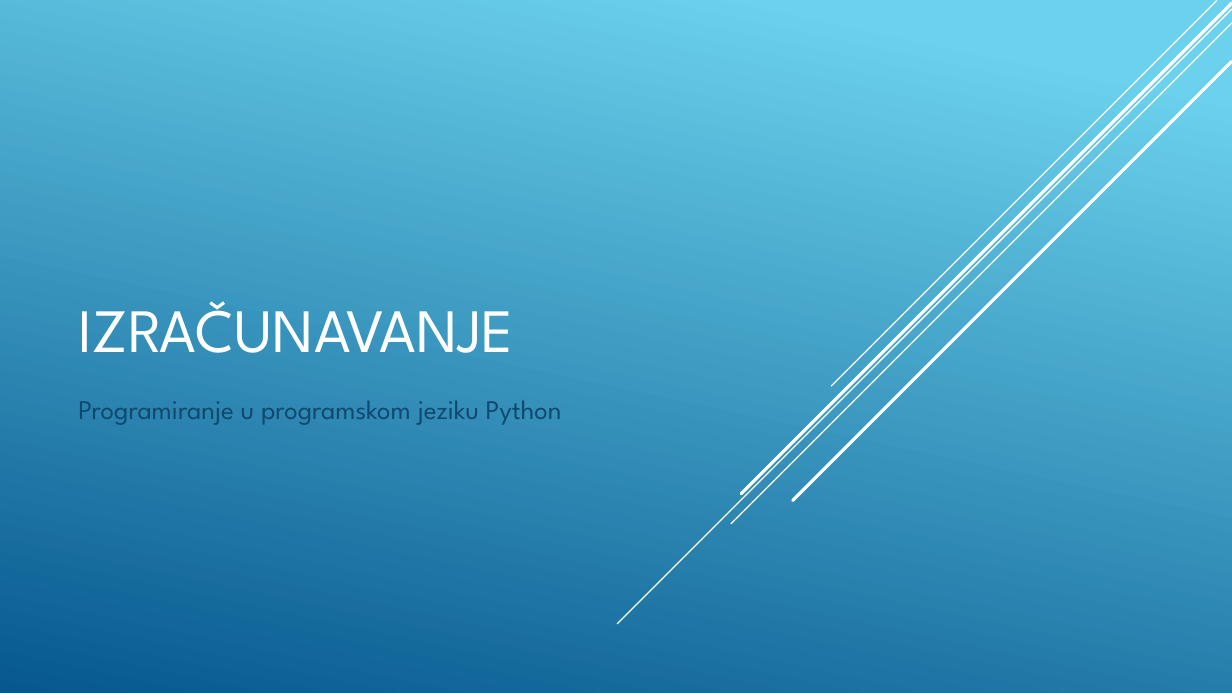
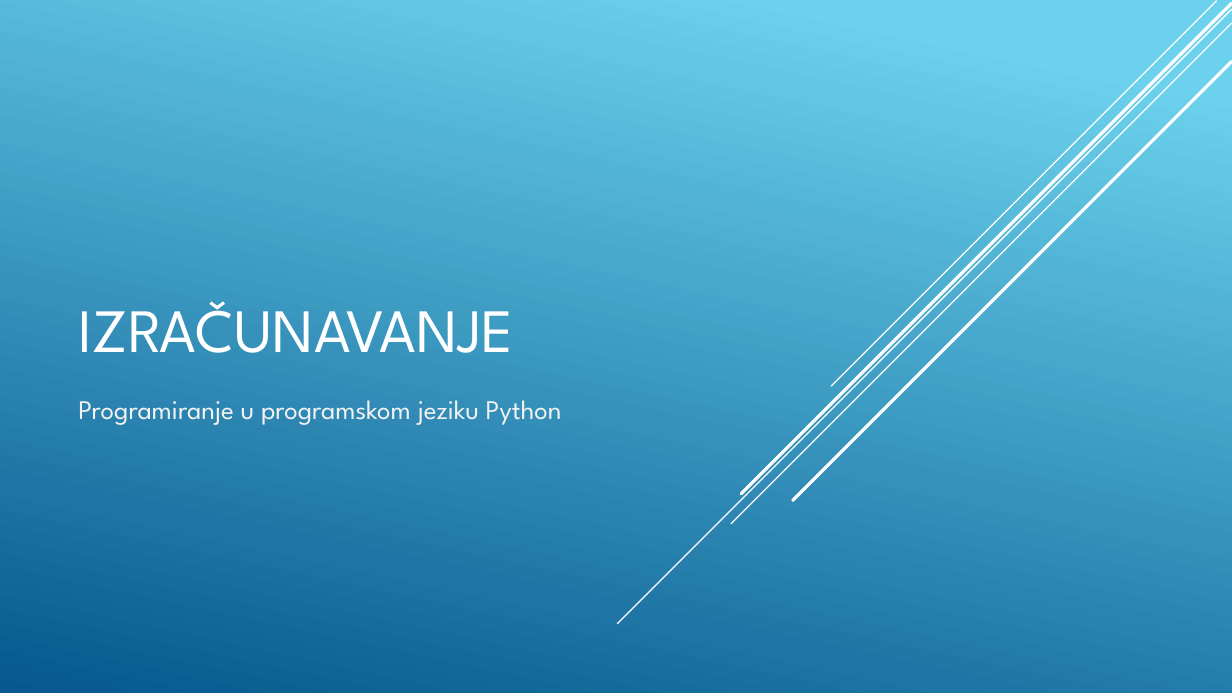
Before and after one commit to BaDnja/Kursevi, a slide deck: slide 1 of Python/Python-Osnovni-kurs/Izracunavanje/1-Osnovne aritmeticke operacije i primjena/Prezentacija.pptx. Drawn at 1232x693 pixels with LibreOffice and Linux fonts; fonts in the diff are those of the drawing. Boxes give left, top, right and bottom in pixels: in the first picture for what was removed or moved away, otherwise in the second. Text is boxed around its words. In the diff, an @@ line names an element or a change of style, - is before the commit and + after.

```diff
--- a/Python/Python-Osnovni-kurs/Izracunavanje/1-Osnovne aritmeticke operacije i primjena/Prezentacija.pptx
+++ b/Python/Python-Osnovni-kurs/Izracunavanje/1-Osnovne aritmeticke operacije i primjena/Prezentacija.pptx
@@ subtitle "Programiranje u programskom jeziku Python" at (78, 400, 562, 425): text colour #0F496F to #F2F2F2 @@
```
Also in this commit, not shown: 2 other slides changed, 7 slides added, 3 other files.
